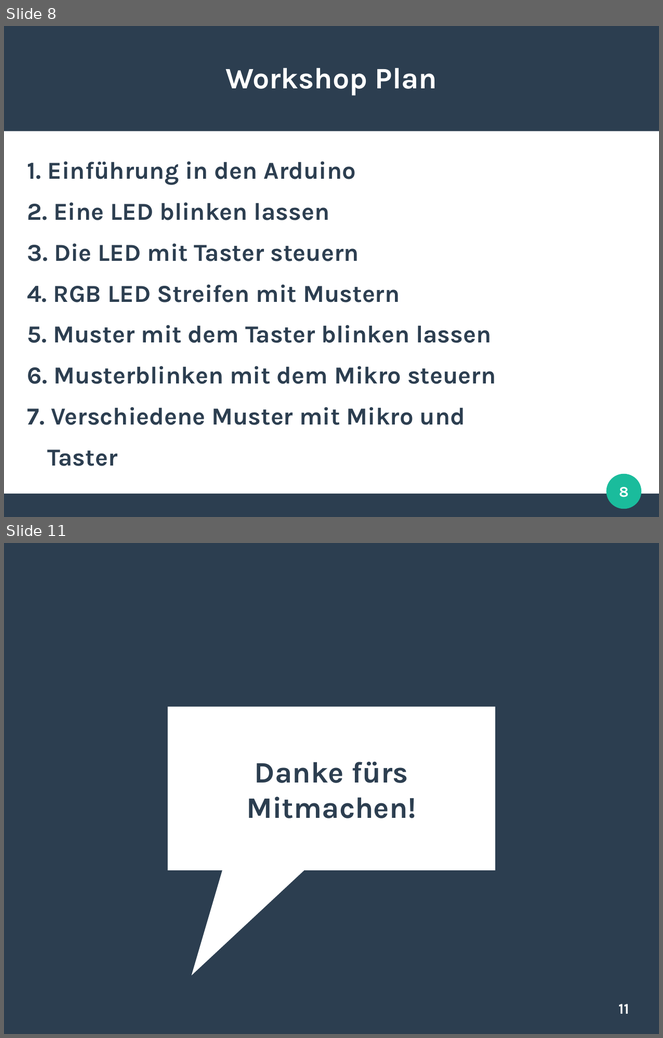
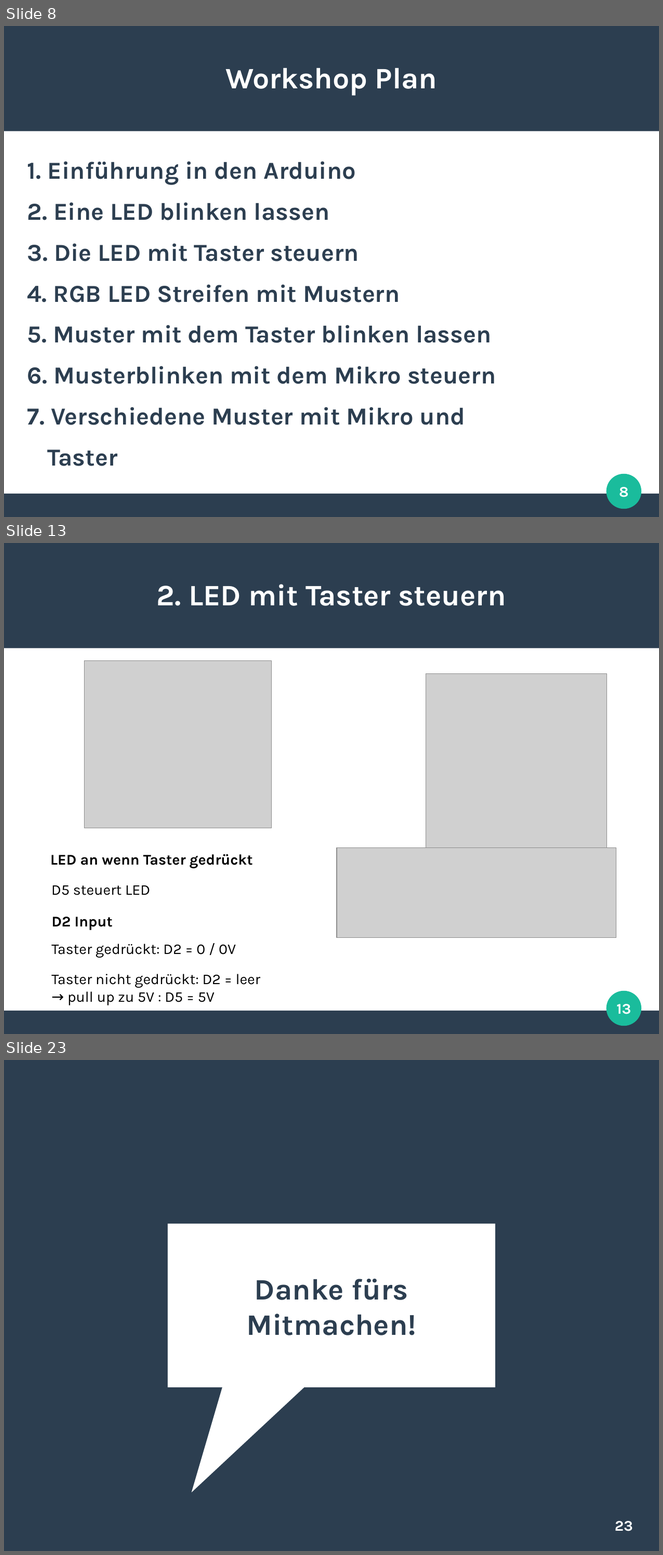
Before and after one commit to SSchwoebel/Schirm, a slide deck: Workshop/workshop.odp. Shown one above the other, each under a label of ours: slides 8 and 11 before the commit, slides 8, 13 and 23 after it; the slides between them are not shown. The pictures are 663x1038 and 663x1555 pixels, drawn with LibreOffice and Linux fonts; fonts in the diff are those of the drawing; grey boxes stand for pictures. Boxes give left, top, right and bottom in pixels: in the first picture for what was removed or moved away, otherwise in the second. Text is boxed around its words. In the diff, an @@ line names an element or a change of style, - is before the commit and + after.

```diff
--- a/Workshop/workshop.odp
+++ b/Workshop/workshop.odp
@@ slide 13 added at (x1=4, y1=543, x2=659, y2=1034), background #FFFFFF; not listed: 3 template elements that a slide beside it also shows @@
@@ title added at (x1=157, y1=584, x2=506, y2=606), 36 pt, text #FFFFFF, bold @@
+2. LED mit Taster steuern
@@ picture added at (x1=84, y1=661, x2=272, y2=828) @@
@@ picture added at (x1=426, y1=674, x2=608, y2=861) @@
@@ text added at (x1=50, y1=854, x2=253, y2=869), 18 pt, text #000000, bold @@
+LED an wenn Taster gedrückt
@@ picture added at (x1=337, y1=848, x2=617, y2=938) @@
@@ text added at (x1=51, y1=886, x2=150, y2=896), 18 pt, text #000000 @@
+D5 steuert LED
@@ text added at (x1=52, y1=917, x2=113, y2=930), 18 pt, text #000000, bold @@
+D2 Input
@@ text added at (x1=51, y1=944, x2=236, y2=958), 18 pt, text #000000 @@
+Taster gedrückt: D2 = 0 / 0V
@@ text added at (x1=51, y1=974, x2=261, y2=1006), 18 pt, text #000000 @@
+Taster nicht gedrückt: D2 = leer
+→ pull up zu 5V : D5 = 5V
@@ page number added at (x1=617, y1=1004, x2=631, y2=1015), 18 pt, text #FFFFFF, bold @@
+13
@@ what was slide 11 is now slide 23 @@
@@ page number at (x1=615, y1=1521, x2=633, y2=1532): text changed @@
-11
+23
```
Also in this commit, not shown: 13 other slides added, 2 slides removed, 11 other files.
